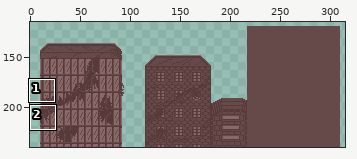
Edited in one commit: sprite sheet (data/sprites/foreground.png). The picture above shows the old version from afar; the outline marks the close-up.
Close-up. Earlier state:
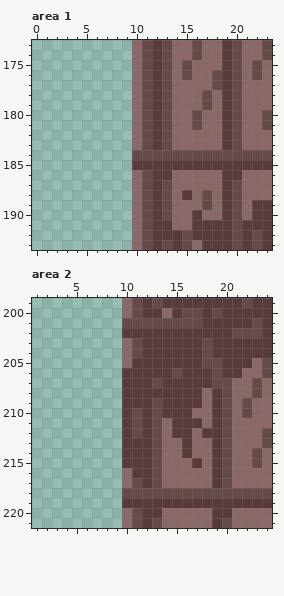
The file is 320x240 pixels. Shown: area 1: x 0..23, y 173..193; area 2: x 1..24, y 199..221. The old version is drawn lined up with the new one. The wide view leaves out empty margins. The commit also changed other parts of the picture, which this record leaves out.
The result:
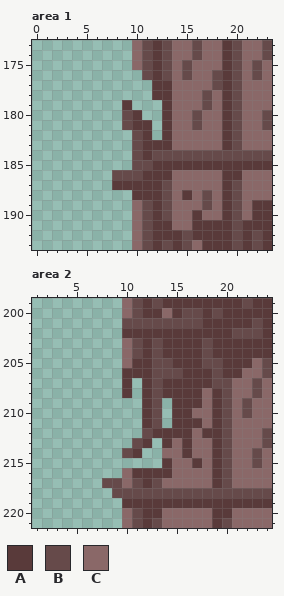
Palette (. is transparent): A #593a3a  B #664a4a  C #8a6868
Difference:
whole drawing moved by +10,+0 (the old picture is shown already moved)
Changed rows in their new state; - is an unchanged pixel.
Area 1:
first column x 8:
176 --.---
177 --..-A
178 --..-A
179 -A...A
180 -BA..A
181 -BAA.A
182 --BA.A
183 --BA-A
184 ---A--
185 --BB--
186 BBBA--
187 AAAA--
188 --AA--
Area 2:
first column x 8:
203 -----B-
204 -----B-
205 -----BB
206 -----BB
207 ---.---
208 ---.-B-
209 --..--.
210 --..--.
211 --..--.
212 --..BAA
213 --.B-.A
214 --B-..-
215 --....A
216 -----AA
217 BB-----
218 -B-----
Changed places in both close-ups, as pixel boxes (x1, y1, x2, y2):
changed: (112, 70, 172, 200)
changed: (102, 338, 172, 498)
